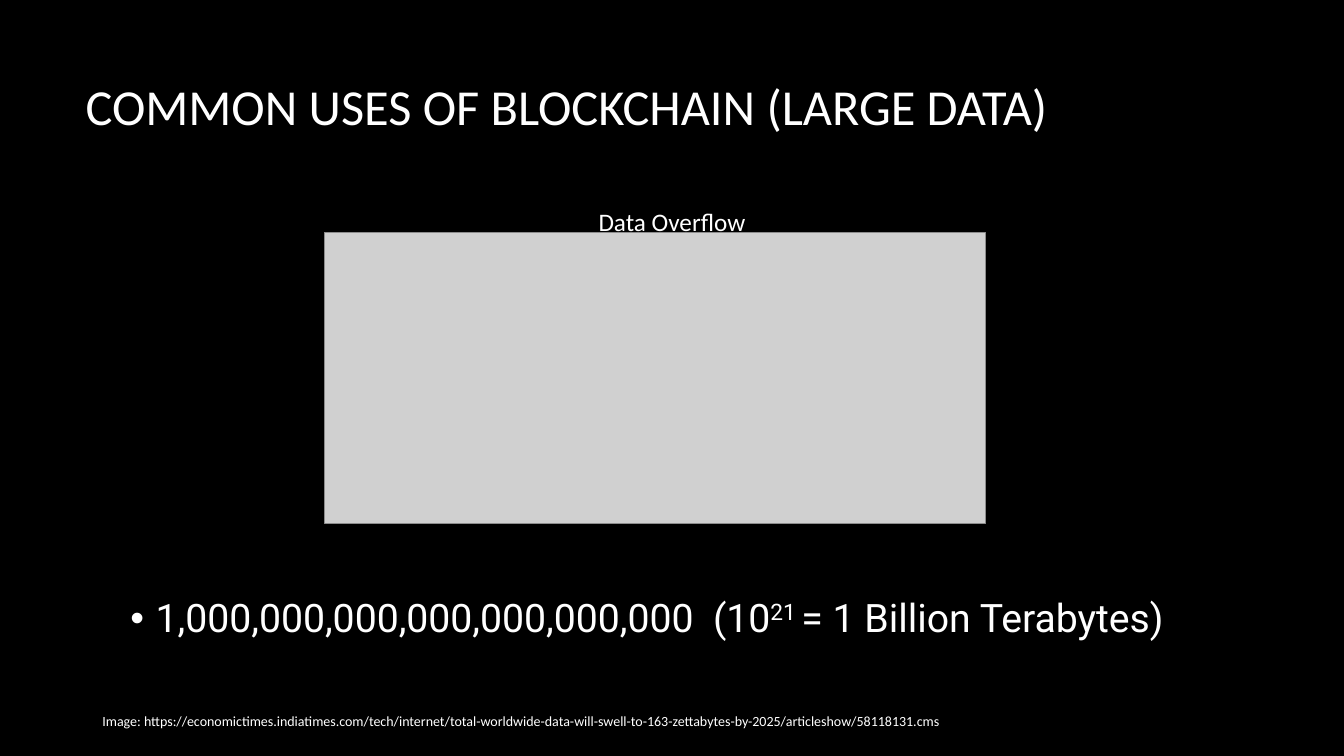
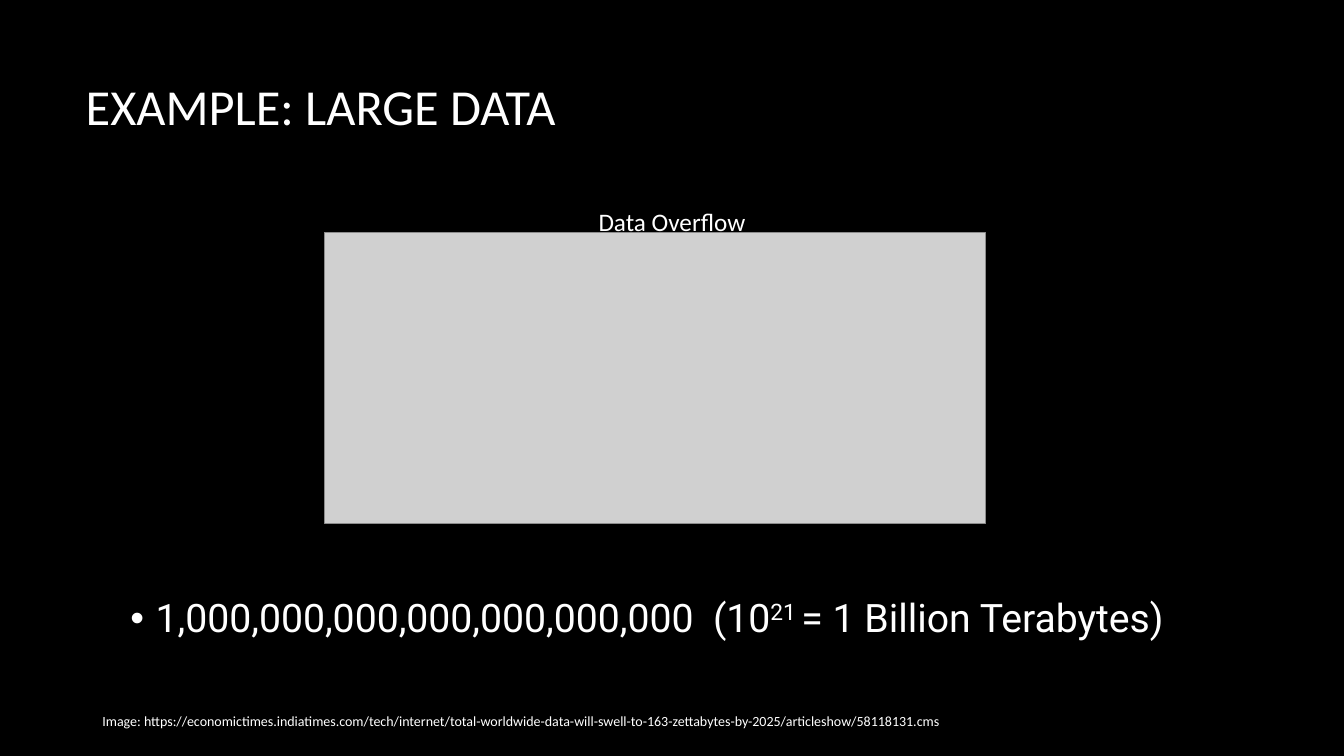
Before and after one commit to ParasDalal/TechNotes, a slide deck: slide 12 of The Future of BlockchainV2.pptx (slide 13 before the commit). Drawn at 1344x756 pixels with LibreOffice and Linux fonts; fonts in the diff are those of the drawing; grey boxes stand for pictures; background and template pictures are left out. Boxes give left, top, right and bottom in pixels: in the first picture for what was removed or moved away, otherwise in the second. Text is boxed around its words. In the diff, an @@ line names an element or a change of style, - is before the commit and + after.

Commit message:
eMail for Outlook, Blockchain changes

```diff
--- a/The Future of BlockchainV2.pptx
+++ b/The Future of BlockchainV2.pptx
@@ title at box(86, 92, 555, 126): text changed @@
-COMMON USES OF BLOCKCHAIN (LARGE DATA)
+EXAMPLE: LARGE DATA
```
Also in this commit, not shown: 8 other slides changed, 1 slide removed, 1 other file.
